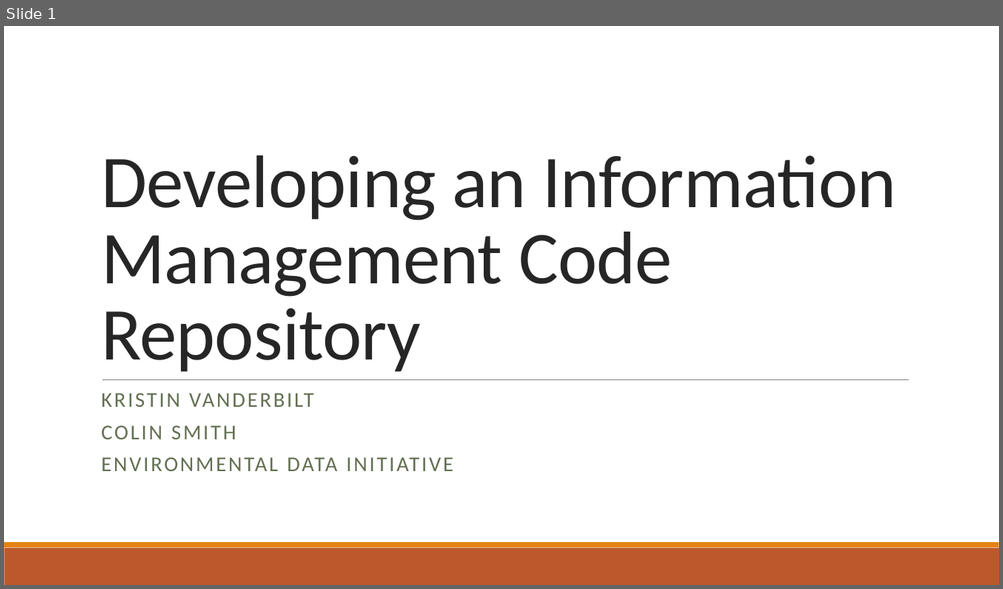
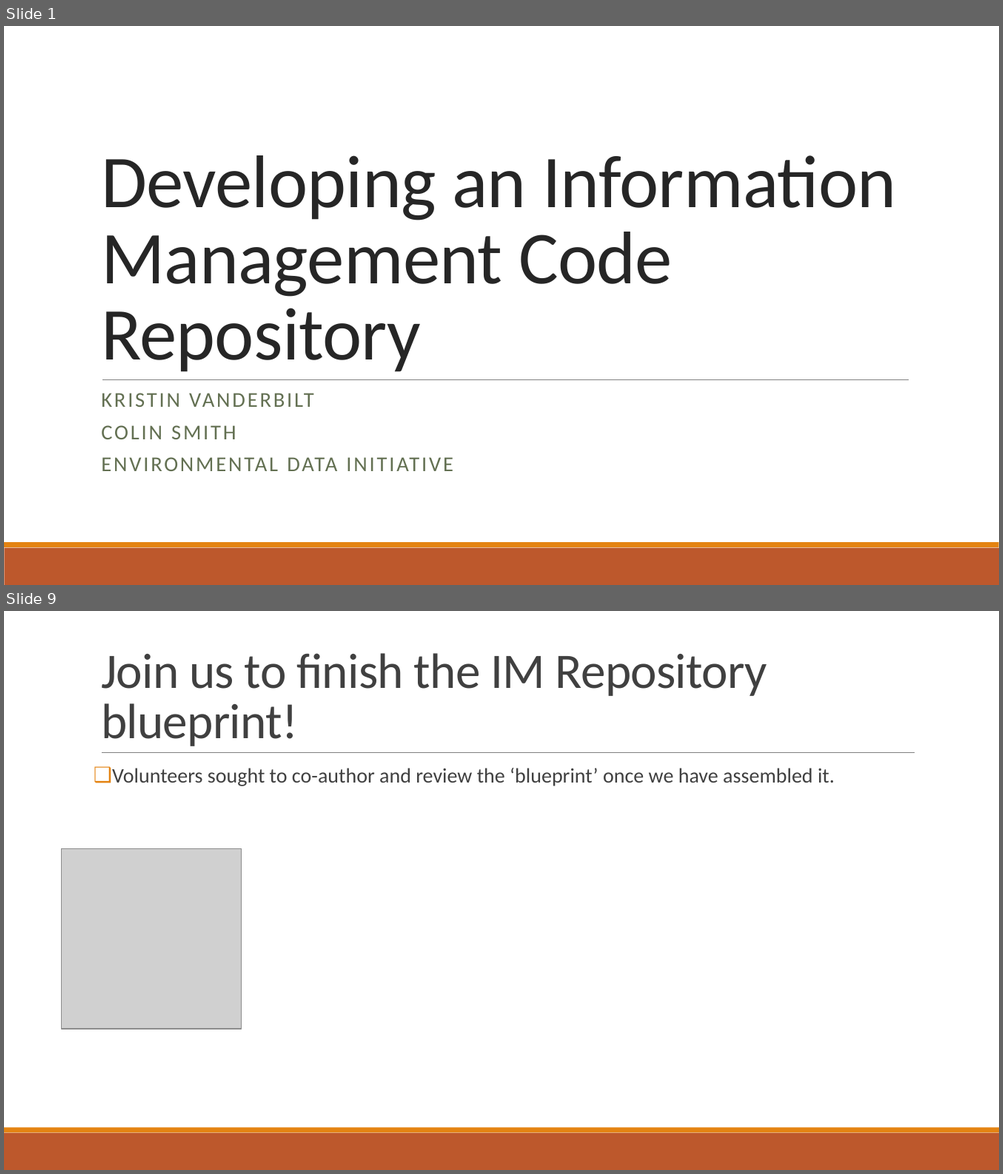
Before and after one commit to vanderbi/codeLibrary, a slide deck: Building an Information Management Code Library.pptx. Shown one above the other, each under a label of ours: slide 1 before the commit, slides 1 and 9 after it; the slides between them are not shown. The pictures are 1003x589 and 1003x1174 pixels, drawn with LibreOffice and Linux fonts; fonts in the diff are those of the drawing; grey boxes stand for pictures; background and template pictures are left out. Boxes give left, top, right and bottom in pixels: in the first picture for what was removed or moved away, otherwise in the second. Text is boxed around its words. In the diff, an @@ line names an element or a change of style, - is before the commit and + after.

```diff
--- a/Building an Information Management Code Library.pptx
+++ b/Building an Information Management Code Library.pptx
@@ slide 9 added at (x1=4, y1=611, x2=999, y2=1170), background #FFFFFF; not listed: 2 template elements that a slide beside it also shows @@
@@ title added at (x1=101, y1=653, x2=767, y2=746), 48 pt, text #404040 @@
+Join us to finish the IM Repository blueprint!
@@ line added from (102, 753) to (915, 753), #808080 0.5 pt @@
@@ text added at (x1=112, y1=768, x2=834, y2=786), 20 pt, text #404040 @@
+❑ Volunteers sought to co-author and review the ‘blueprint’ once we have assembled it.
@@ picture added at (x1=61, y1=849, x2=242, y2=1030) @@
```
Also in this commit, not shown: 4 slides changed, 3 other slides added.
